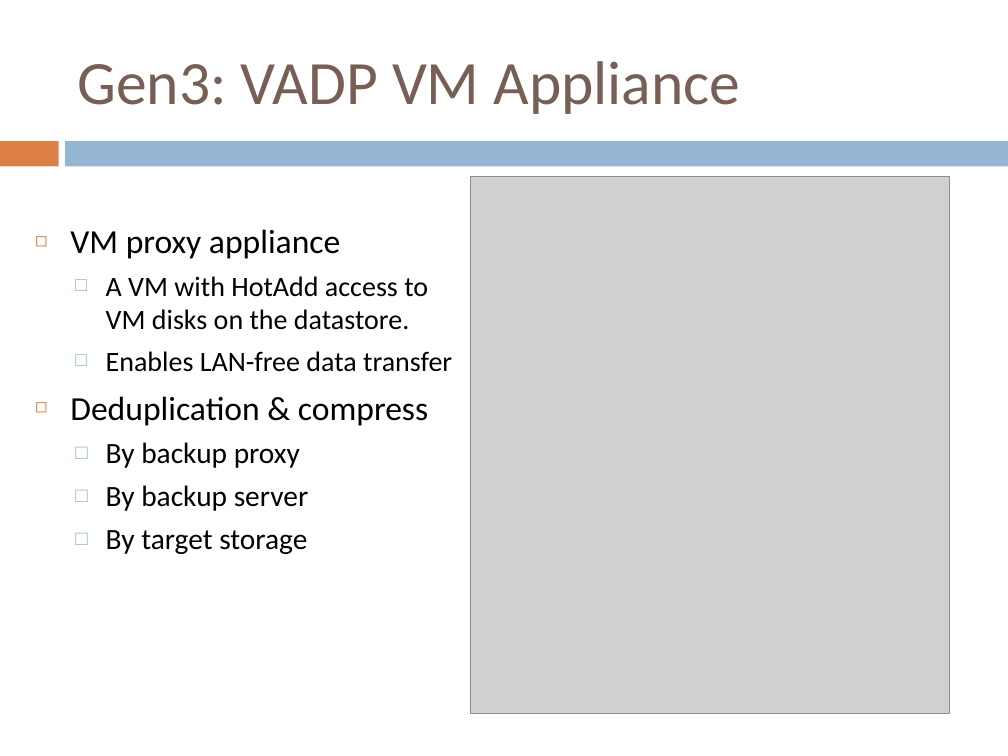
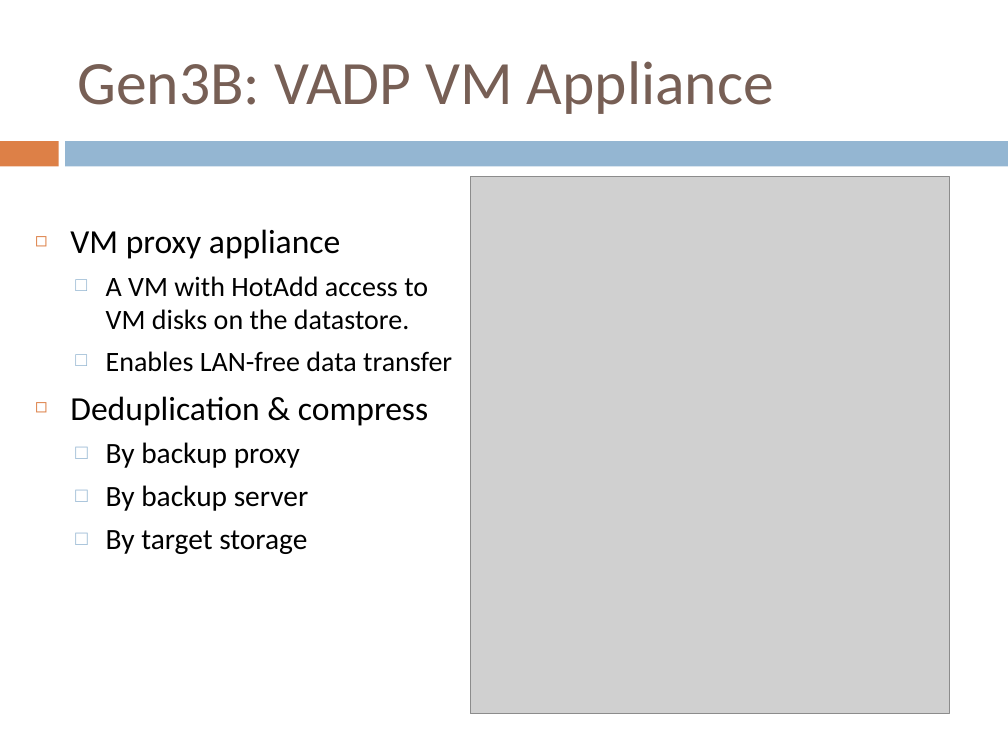
Before and after one commit to yangoliver/mydoc, a slide deck: slide 19 of slides/2016/vm_backup_toi_part1.pptx (slide 18 before the commit). Drawn at 1008x756 pixels with LibreOffice and Linux fonts; fonts in the diff are those of the drawing; grey boxes stand for pictures. Boxes give left, top, right and bottom in pixels: in the first picture for what was removed or moved away, otherwise in the second. Text is boxed around its words. In the diff, an @@ line names an element or a change of style, - is before the commit and + after.

```diff
--- a/slides/2016/vm_backup_toi_part1.pptx
+++ b/slides/2016/vm_backup_toi_part1.pptx
@@ title at bbox=[77, 61, 774, 114]: text changed @@
-Gen3: VADP VM Appliance
+Gen3B: VADP VM Appliance
```
Also in this commit, not shown: 2 other slides changed, 1 slide added, 1 other file.
